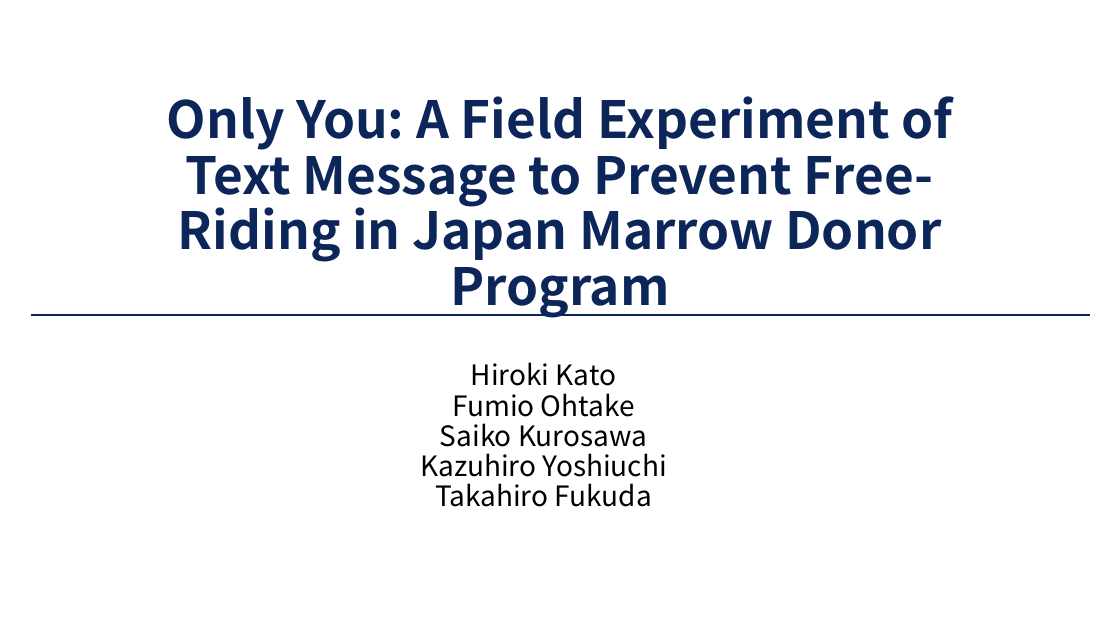
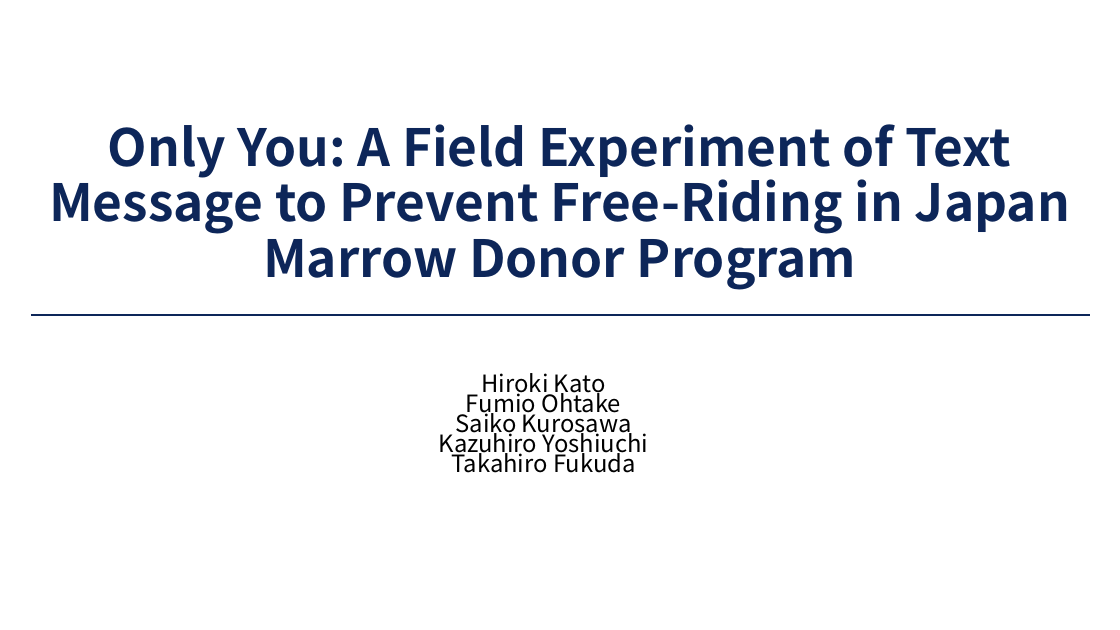
Before and after one commit to JMDP-behavioral-economics/RCT-Nudge, a slide deck: slide 1 of docs/slide/221014骨髄バンク介入実験分析.pptx. Drawn at 1120x630 pixels with LibreOffice and Linux fonts; fonts in the diff are those of the drawing. Boxes give left, top, right and bottom in pixels: in the first picture for what was removed or moved away, otherwise in the second. Text is boxed around its words. In the diff, an @@ line names an element or a change of style, - is before the commit and + after.

```diff
--- a/docs/slide/221014骨髄バンク介入実験分析.pptx
+++ b/docs/slide/221014骨髄バンク介入実験分析.pptx
@@ title "Only You: A Field Experiment ..." rewrapped from [167,96,953,318] to [49,124,1070,290] @@
@@ subtitle "Hiroki Kato Fumio Ohtake Saiko ..." at [439,373,649,473]: size 24 to 20.4 pt; line spacing 0.9 to 0.7 @@
```
Also in this commit, not shown: 22 other slides changed.
